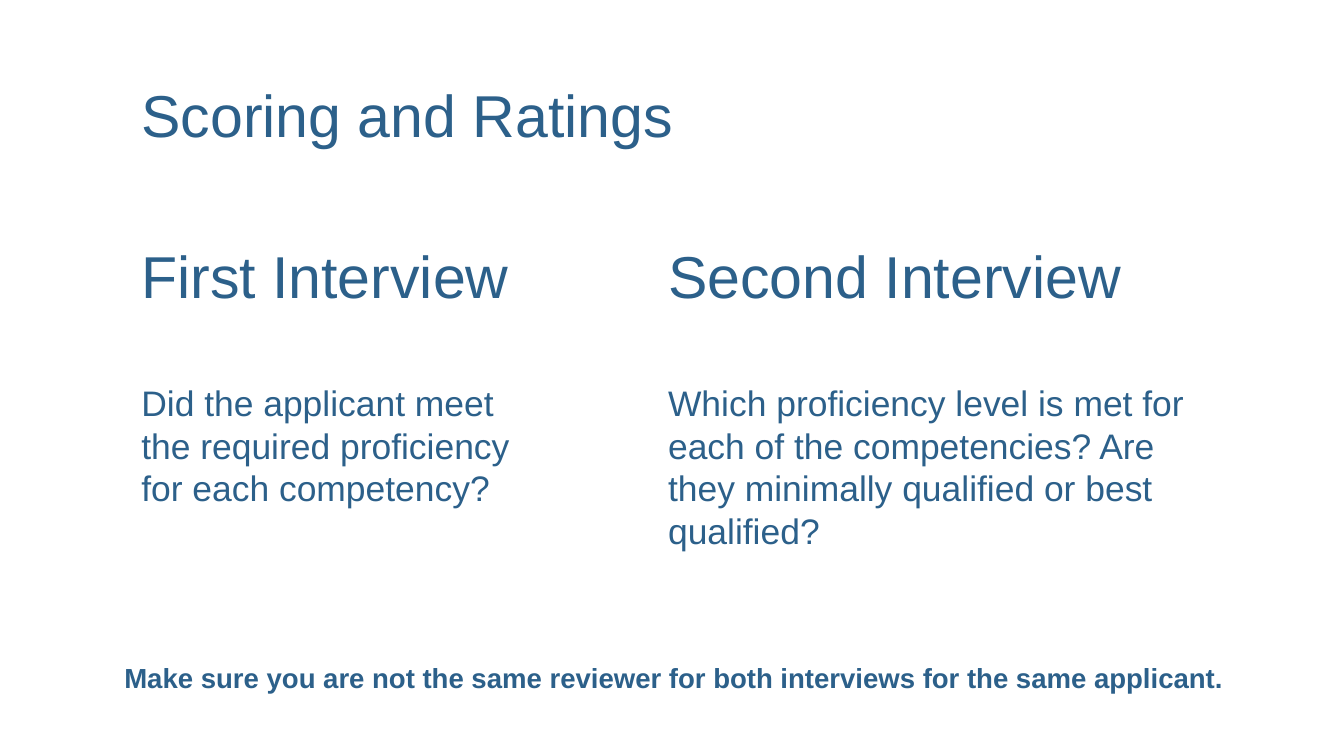
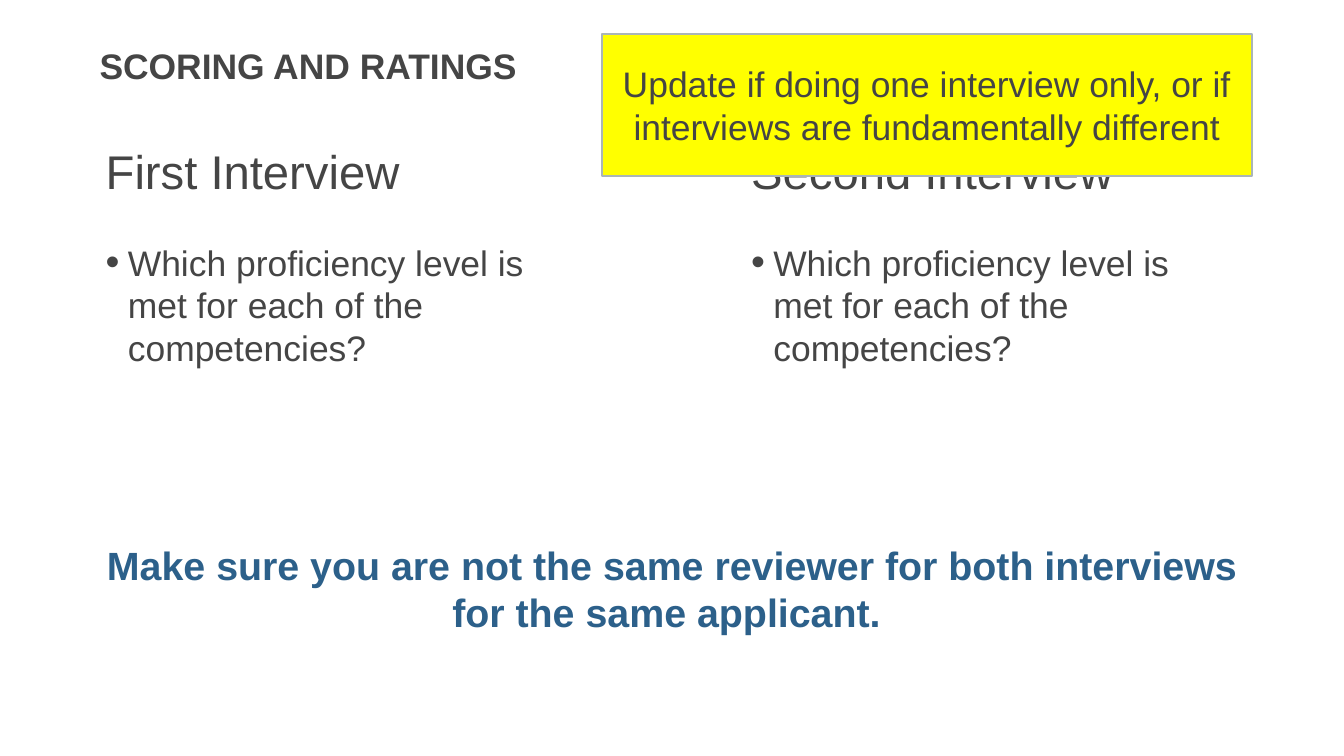
Before and after one commit to usds/SME-QA-Website, a slide deck: slide 13 of toolkit/phone-assessment-interviews/phone-interview-training-presentation.pptx. Drawn at 1344x756 pixels with LibreOffice and Linux fonts; fonts in the diff are those of the drawing. Boxes give left, top, right and bottom in pixels: in the first picture for what was removed or moved away, otherwise in the second. Text is boxed around its words. In the diff, an @@ line names an element or a change of style, - is before the commit and + after.

Commit message:
interview training presso updates

```diff
--- a/toolkit/phone-assessment-interviews/phone-interview-training-presentation.pptx
+++ b/toolkit/phone-assessment-interviews/phone-interview-training-presentation.pptx
@@ title at (100,54,517,80): text changed; size 60 to 36 pt; text colour #2C608A to #454545; bold on @@
-Scoring and Ratings
+SCORING AND RATINGS
@@ rectangle added at (602,34,1252,176), fill #FFFF00, outline #AAB6B7 2 pt, 36 pt, text #454545 @@
+Update if doing one interview only, or if interviews are fundamentally different
@@ text "Second Interview": place and size @@
-text "Second Interview" at (668,255,1183,551)
+text "Second Interview" at (751,152,1169,368)
@@ text added at (106,154,524,368), 36 pt, text #454545 @@
+First Interview
+• Which proficiency level is met for each of the competencies?
@@ text at (751,152,1113,199): size 60 to 48 pt, text colour #2C608A to #454545 in "Second Interview"; indent changed; more space between paragraphs @@
@@ text removed at (141,255,509,509) @@
-First Interview
-Did the applicant meet the required proficiency for each competency?
@@ text at (773,250,1169,368): text changed; text colour #2C608A to #454545 @@
-Which proficiency level is met for each of the competencies? Are they minimally qualified or best qualified?
+• Which proficiency level is met for each of the competencies?
@@ text "Make sure you are not ...": place and size @@
-text "Make sure you are not ..." at (124,668,1222,693)
+text "Make sure you are not ..." at (107,551,1236,635)
@@ text "Make sure you are not ..." at (107,551,1236,635): size 28 to 40 pt; alignment left to centre @@
```
Also in this commit, not shown: 5 other slides changed, 1 other file.
